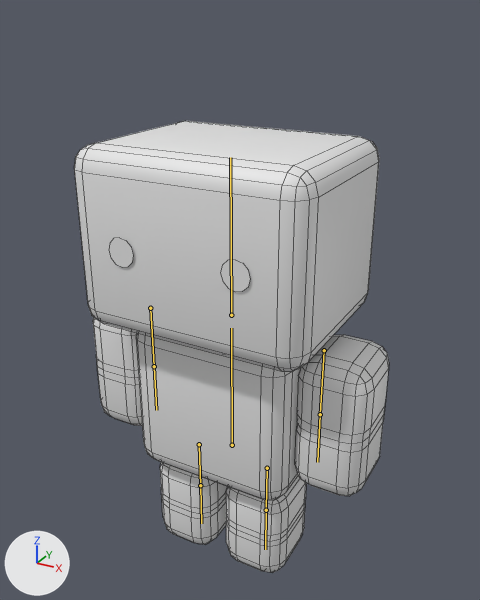
The Blender file 3d/goobs.blend as it was, and as the next commit left it.
Before and after are seen from a 50 mm lens placed at (2.09, -3.68, 3.97), pointed at (0.02, 0.09, 2.09). The axes (+X, +Y, +Z) are drawn at lower left. The lights are the same throughout. The first picture is the older version. The bones that bend it are drawn over the model as lines. Mesh edges are drawn as thin lines.
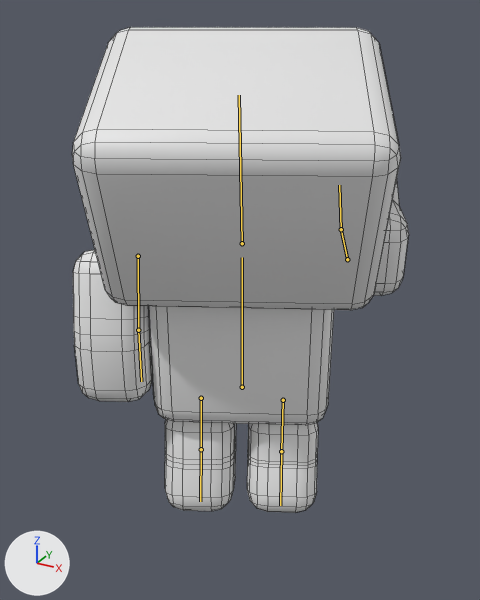
The newer file adds an action. The first version stands in its rest pose; the second is drawn at frame 30 of the action 'Finish_Task_1'.

Location of each change, (x1, y1, x2, y2) in pixels of the pictures (480 x 600 px):
'Cube', posed (7% wider, 8% taller)
    before: (74, 121, 389, 573)
    after: (72, 27, 409, 513)
bone 'Torso', root to tip
    before: (232, 445) to (231, 328)
    after: (242, 387) to (242, 257)
bone 'RightThigh', root to tip
    before: (199, 444) to (200, 485)
    after: (283, 400) to (281, 451)
bone 'RightLowerLeg', root to tip
    before: (200, 485) to (201, 523)
    after: (281, 451) to (280, 505)
bone 'LeftThigh', root to tip
    before: (267, 468) to (266, 510)
    after: (201, 398) to (201, 449)
bone 'LeftLowerLeg', root to tip
    before: (266, 510) to (265, 549)
    after: (201, 449) to (200, 501)
bone 'RightArm', root to tip
    before: (150, 308) to (154, 366)
    after: (347, 259) to (341, 229)
bone 'RightForeArm', root to tip
    before: (154, 366) to (156, 410)
    after: (341, 229) to (339, 185)
bone 'LeftArm', root to tip
    before: (324, 350) to (320, 414)
    after: (138, 256) to (138, 330)
bone 'LeftForeArm', root to tip
    before: (320, 414) to (317, 462)
    after: (138, 330) to (141, 381)
bone 'Head', root to tip
    before: (231, 315) to (230, 157)
    after: (242, 243) to (239, 95)

The edits, one by one:
Bone 'Torso' (bone_torso) moves from (0.0, 0.0, 0.0) to (0.085, 0.54, 0.0).
Bone 'Torso' (bone_torso) turns from (0, 0, 0) to (0, -154, 0) degrees about its own x, y and z.
Bone 'RightThigh' (bone_rightthigh) turns from (0, 0, 0) to (-13, 0, 0) degrees about its own x, y and z.
Bone 'RightLowerLeg' (bone_rightlowerleg) turns from (0, 0, 0) to (-11, 0, 0) degrees about its own x, y and z.
Bone 'LeftThigh' (bone_leftthigh) turns from (0, 0, 0) to (-14, 0, 0) degrees about its own x, y and z.
Bone 'LeftLowerLeg' (bone_leftlowerleg) turns from (0, 0, 0) to (-6, 0, 0) degrees about its own x, y and z.
Bone 'RightArm' (bone_rightarm) turns from (0, 0, 0) to (96, 0, 0) degrees about its own x, y and z.
Bone 'RightForeArm' (bone_rightforearm) turns from (0, 0, 0) to (34, 0, 0) degrees about its own x, y and z.
Bone 'LeftArm' (bone_leftarm) turns from (0, 0, 0) to (-18, 0, 0) degrees about its own x, y and z.
Bone 'LeftForeArm' (bone_leftforearm) turns from (0, 0, 0) to (16, 0, 0) degrees about its own x, y and z.
Bone 'Head' (bone_head) turns from (0, 0, 0) to (-25, 0, 0) degrees about its own x, y and z.
